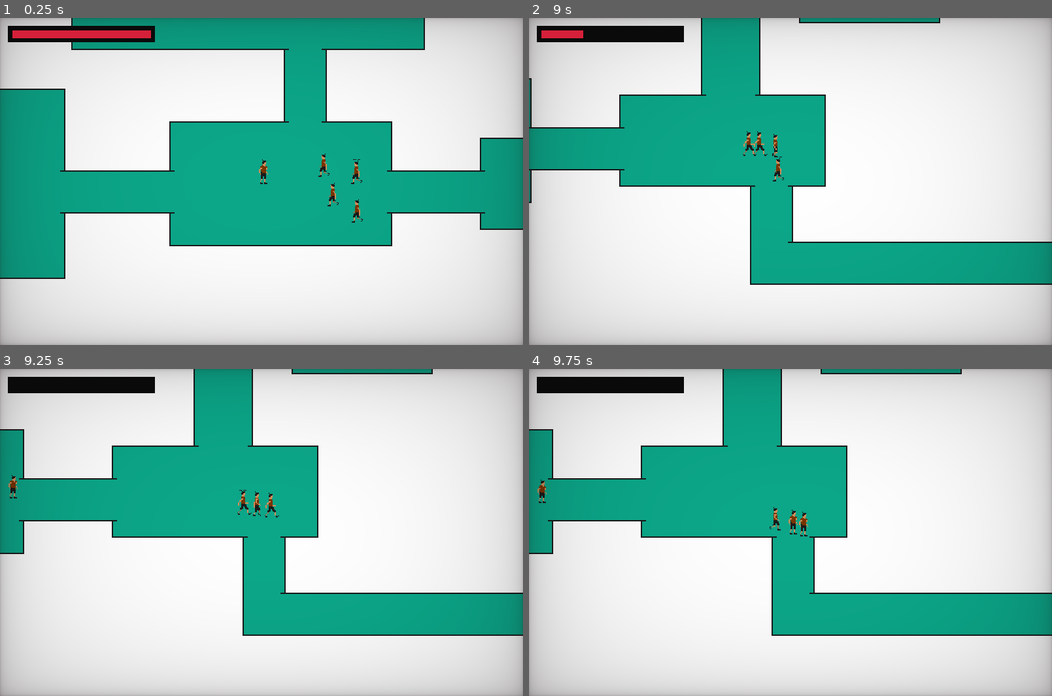
Above: before the commit, frames 1-4 (two rows, left to right).
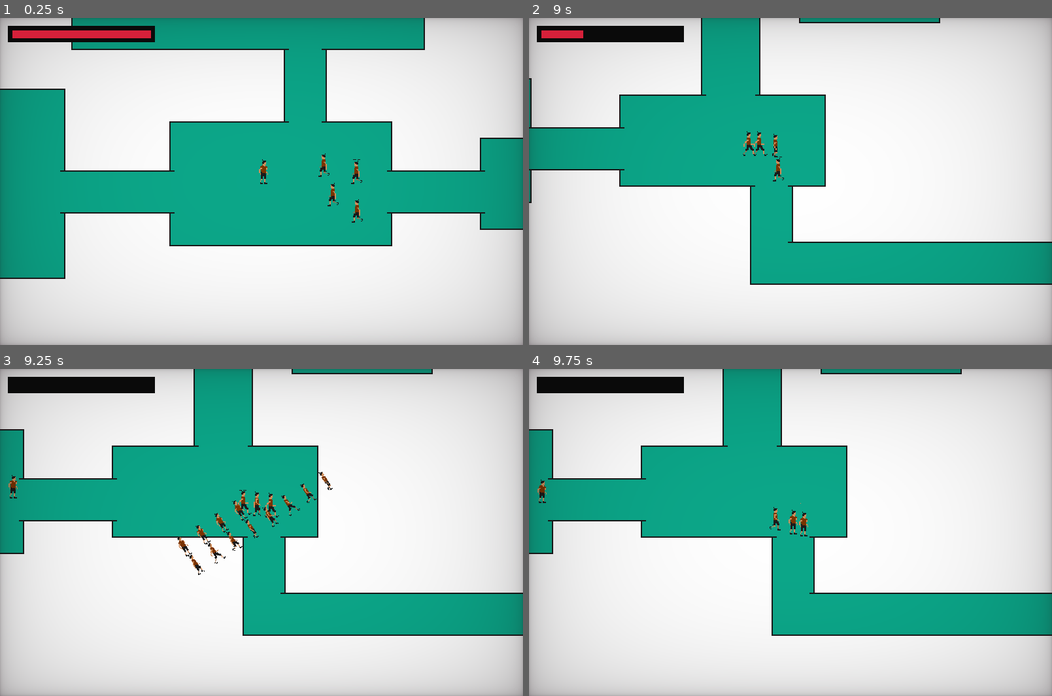
Above: after the commit, the same moments.

Repository: Lucas-AV/Graveyard-Survival
Game: Godot game, scene res://scenes/Dungeon Planner/example_layer_map.tscn
Same seed, same stepped clock (60 frames per second), same inputs: the game is played once before the commit and once after it.
Inputs:
- Up to frame 1 (0.25 s): no input
- Up to frame 2 (9 s): hold D (move_right) 0.53-1.28 s; hold S (move_down) 1.28-2.03 s; hold D (move_right) 2.03-2.78 s; hold W (move_up) 2.78-3.53 s; hold A (move_left) 3.53-5.03 s; hold S (move_down) 5.03-5.78 s; hold D (move_right) 5.78-6.53 s; hold W (move_up) 6.53-7.28 s; hold D (move_right) 7.28-8.03 s; hold S (move_down) 8.03-8.78 s; hold A (move_left) from 8.78 s (still down)
- Up to frame 3 (9.25 s): keep holding A (move_left)
- Up to frame 4 (9.75 s): release A (move_left) at 9.53 s; hold W (move_up) from 9.53 s (still down)

Frames 1-2 are identical in both runs. In frame 3, 0.5% of the frame differs, in the area x 33-64%, y 31-63%; in frame 4, less than 0.1%.

Commit message:
Sprite Sheet added + Animation of death corrected

Diff:
--- a/components/DeathComponent/death_component.gd
+++ b/components/DeathComponent/death_component.gd
@@ -8,11 +8,12 @@
 	health_component.died.connect(on_died)
 
 func on_died():
-	if owner == null || not owner is Node2D:
-		return
+	if owner == null || not owner is Node2D: return
 	var spawn_position = owner.global_position
+
 	var entities = get_tree().get_first_node_in_group("entities_layer")
-	entities.remove_child(self) # Remove o personagem da árvore principal do jogo
-	entities.add_child(self) # Adiciona uma versão baseada no death component
+	get_parent().remove_child(self) # Adiciona uma versão baseada no death component
+	entities.add_child(self)
+
 	global_position = spawn_position
 	$AnimationPlayer.play("default")
Binary file removed: entities/player/walking.png
Not shown, removed: entities/player/walking.png.import
